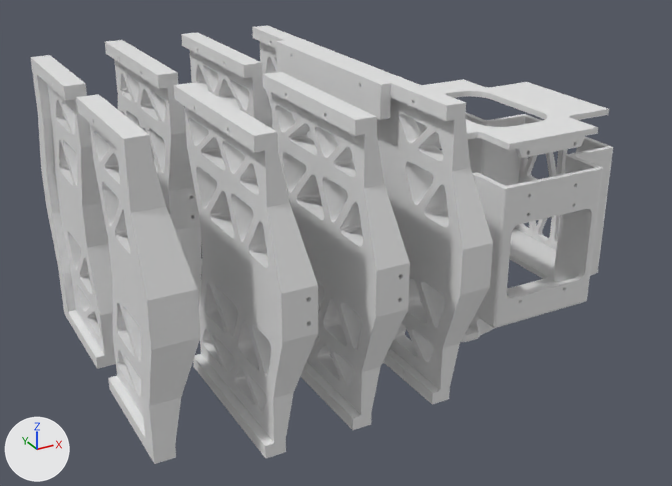
A saved change to the Blender file box/box6_b.blend.
Camera for both pictures: a camera (50 mm lens) standing at (-0.257, -0.332, 0.231) and looking at (-0.052, 0.04, 0.045). Arrows for +X, +Y and +Z are at lower left; the lights stay in place. The picture after the commit comes second.

In view in the first picture: 'box', 'f0', 'f2', 'f2.001', 'f2.002', 'f2.003', 'f2.004', 'f2.005', 'top'.
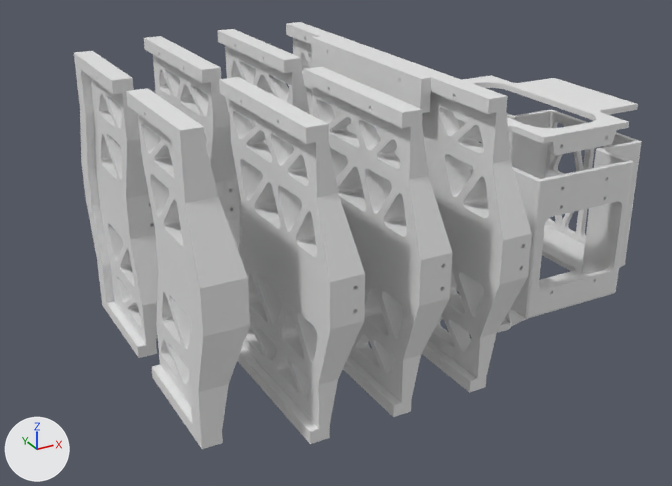
Location of each change, [x1, y1, x2, y2] in pixels of the pictures (672 x 486 px; the box of a moved part takes in the faces that stretch with it):
'f2.004', moved: before [174, 83, 318, 458]; after [219, 77, 365, 444]
'f0', moved: before [252, 25, 493, 405]; after [286, 22, 532, 392]
'f2.003', moved: before [263, 72, 410, 430]; after [304, 67, 452, 417]
'f2.005', moved: before [76, 95, 201, 464]; after [126, 88, 250, 449]
'f2.002', moved: before [30, 55, 116, 369]; after [74, 51, 159, 358]
'box', moved: before [416, 113, 613, 342]; after [456, 110, 642, 333]
'f2.001', moved: before [105, 40, 201, 306]; after [144, 36, 240, 254]
'top', reshaped, moved: before [415, 79, 609, 158]; after [453, 75, 638, 156]
'f2', moved: before [181, 32, 272, 274]; after [217, 29, 310, 263]
part 1 of me_平面_005, moved or reshaped: before [465, 88, 593, 142]; after [494, 81, 624, 136]
part 2 of me_平面_005, moved or reshaped: before [515, 136, 585, 158]; after [549, 130, 617, 156]
part 3 of me_平面_005, moved or reshaped: before [425, 81, 492, 100]; after [467, 76, 513, 90]

What the commit changed:
me_平面_005 is used by ob_top; location (0.0, 0.0, 0.02).
me_平面_005 had 379 vertices, 231 faces and spanned x -0.0045..0.088, y -0.0155..0.0935, z 0.075..0.083.
me_平面_005 now has 379 vertices, 231 faces and spans x -0.0045..0.088, y -0.0155..0.0935, z 0.073..0.083.
me_平面_005 part 1: all 39 vertices in x 0.0122..0.054, y 0.006..0.0189, z 0.08..0.083 are moved by (0.0, -0.013, 0.0).
me_平面_005 part 2: all 12 vertices in x 0.0142..0.0502, y -0.0155..0.0935, z 0.075 are moved by (0.0, 0.0, -0.002).
me_平面_005 part 3: all 40 vertices in x 0.0122..0.054, y 0.0591..0.072, z 0.08..0.083 are moved by (0.0, 0.011, 0.0).
Object 'box' (ob_box) moves from (0.0, -0.001, 0.01) to (0.02, -0.001, 0.01).
Object 'top' (ob_top) moves from (0.0, 0.0, 0.02) to (0.02, 0.0, 0.02).
Object 'f0' (ob_f0) moves from (0.037, 0.0, 0.0) to (0.057, 0.0, 0.0).
Object 'f2' (ob_f2) moves from (-0.07, -0.01, 0.04) to (-0.05, -0.01, 0.04).
Object 'f2.001' (ob_f2_001) moves from (-0.11, -0.01, 0.04) to (-0.09, -0.01, 0.04).
Object 'f2.002' (ob_f2_002) moves from (-0.15, -0.01, 0.04) to (-0.13, -0.01, 0.04).
Object 'f2.003' (ob_f2_003) moves from (-0.07, 0.09, 0.1) to (-0.05, 0.09, 0.1).
Object 'f2.004' (ob_f2_004) moves from (-0.11, 0.09, 0.1) to (-0.09, 0.09, 0.1).
Object 'f2.005' (ob_f2_005) moves from (-0.15, 0.09, 0.1) to (-0.13, 0.09, 0.1).
